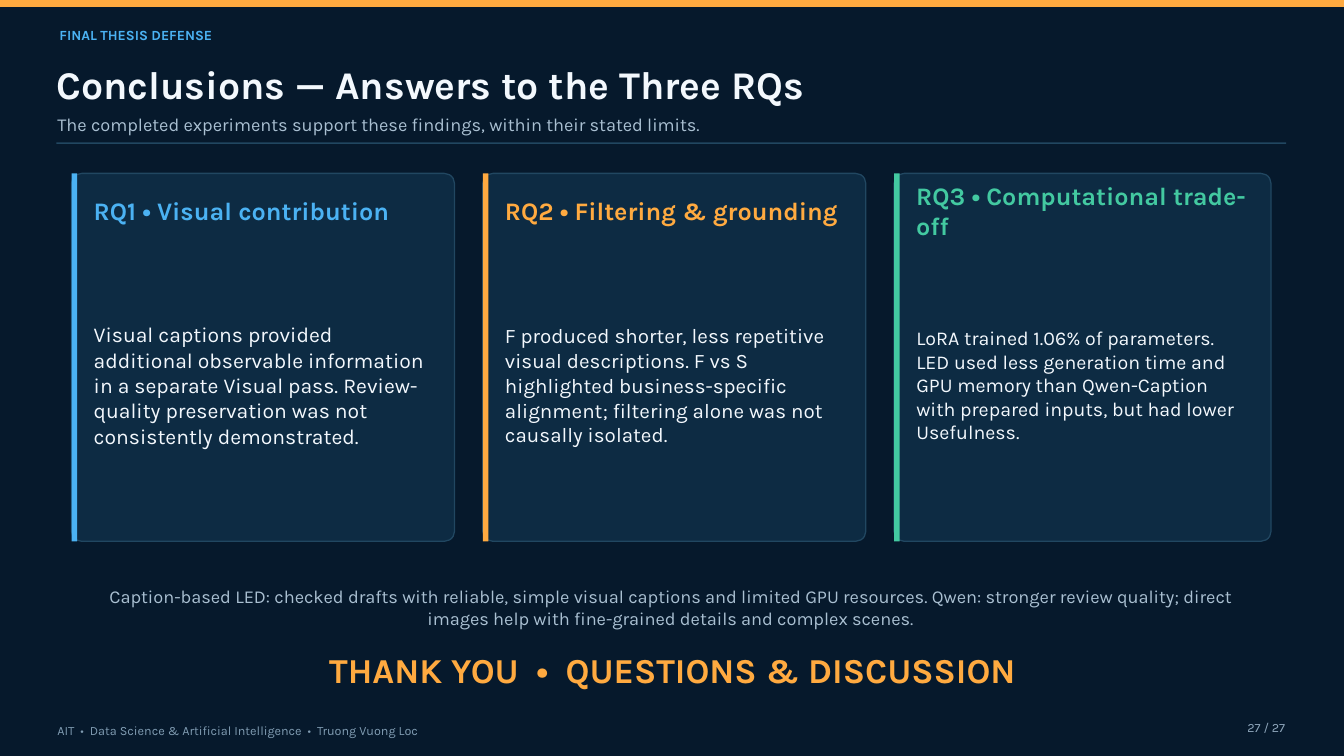
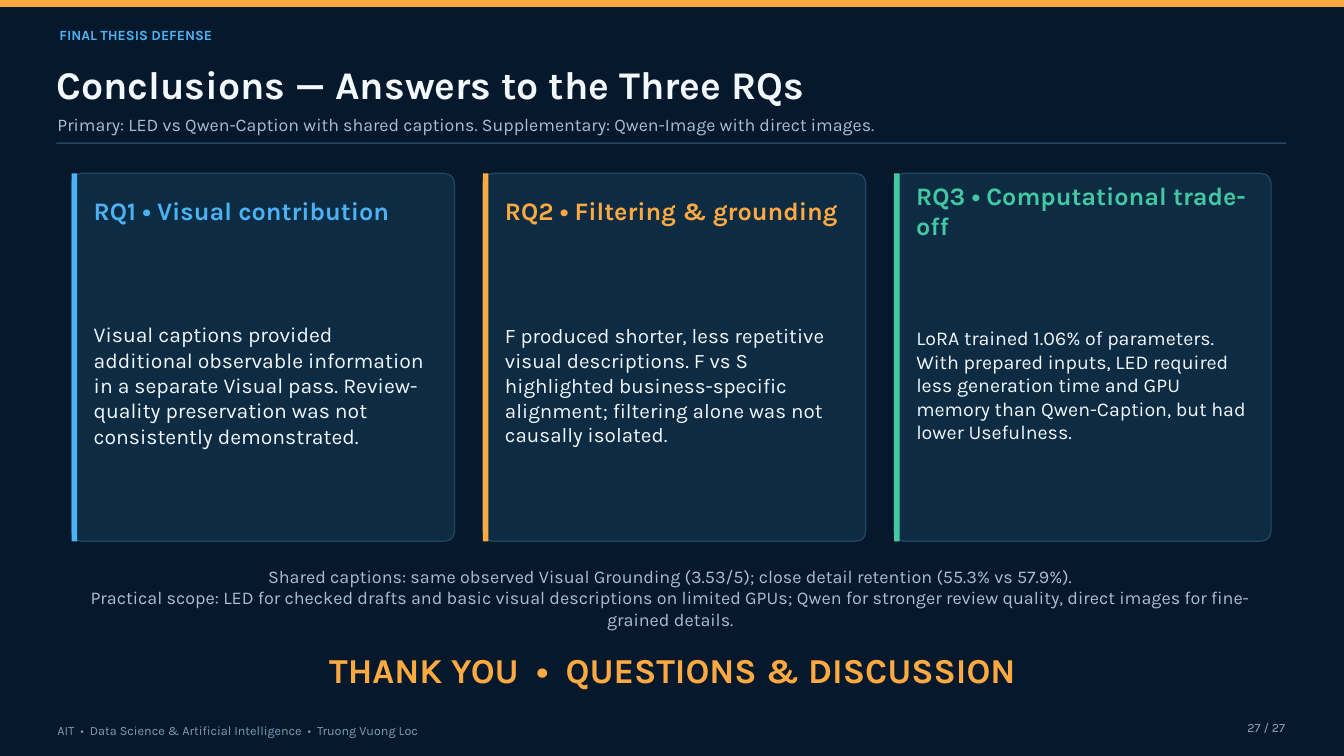
Before and after one commit to vltruong01/restaurant-summarization-thesis, a slide deck: slide 27 of thesis/thesis_slides.pptx. Drawn at 1344x756 pixels with LibreOffice and Linux fonts; fonts in the diff are those of the drawing. Boxes give left, top, right and bottom in pixels: in the first picture for what was removed or moved away, otherwise in the second. Text is boxed around its words. In the diff, an @@ line names an element or a change of style, - is before the commit and + after.

Commit message:
Update presentation

```diff
--- a/thesis/thesis_slides.pptx
+++ b/thesis/thesis_slides.pptx
@@ text at bbox=[57, 119, 874, 136]: text changed; size 13 to 12.7 pt @@
-The completed experiments support these findings, within their stated limits.
+Primary: LED vs Qwen-Caption with shared captions. Supplementary: Qwen-Image with direct images.
@@ text at bbox=[916, 331, 1245, 440]: text changed @@
-LoRA trained 1.06% of parameters. LED used less generation time and GPU memory than Qwen-Caption with prepared inputs, but had lower Usefulness.
+LoRA trained 1.06% of parameters. With prepared inputs, LED required less generation time and GPU memory than Qwen-Caption, but had lower Usefulness.
@@ text at bbox=[91, 570, 1249, 631]: text changed; size 13 to 12.8 pt @@
-Caption-based LED: checked drafts with reliable, simple visual captions and limited GPU resources. Qwen: stronger review quality; direct images help with fine-grained details and complex scenes.
+Shared captions: same observed Visual Grounding (3.53/5); close detail retention (55.3% vs 57.9%).
+Practical scope: LED for checked drafts and basic visual descriptions on limited GPUs; Qwen for stronger review quality, direct images for fine-grained details.
```
Also in this commit, not shown: 6 other slides changed, 2 other files.
